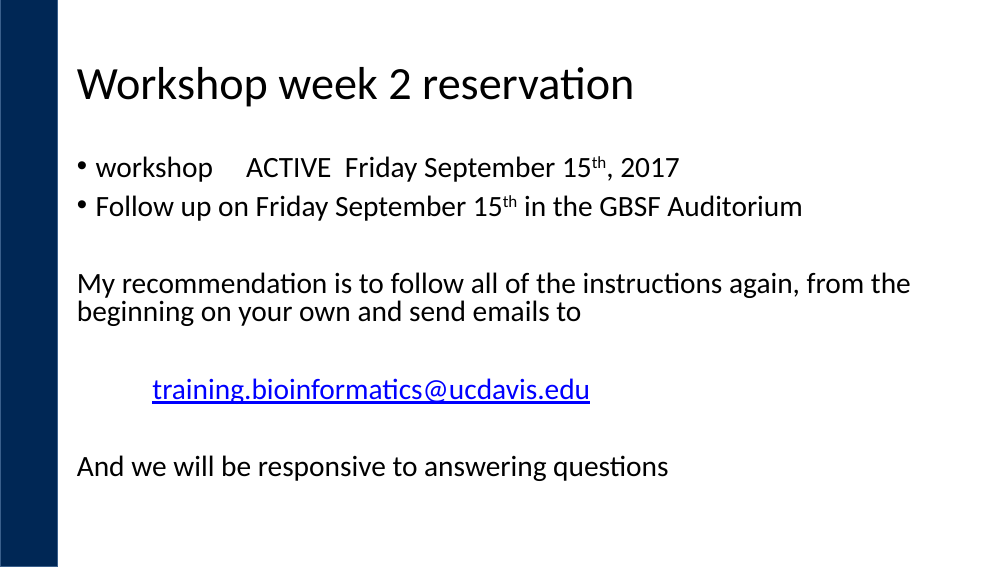
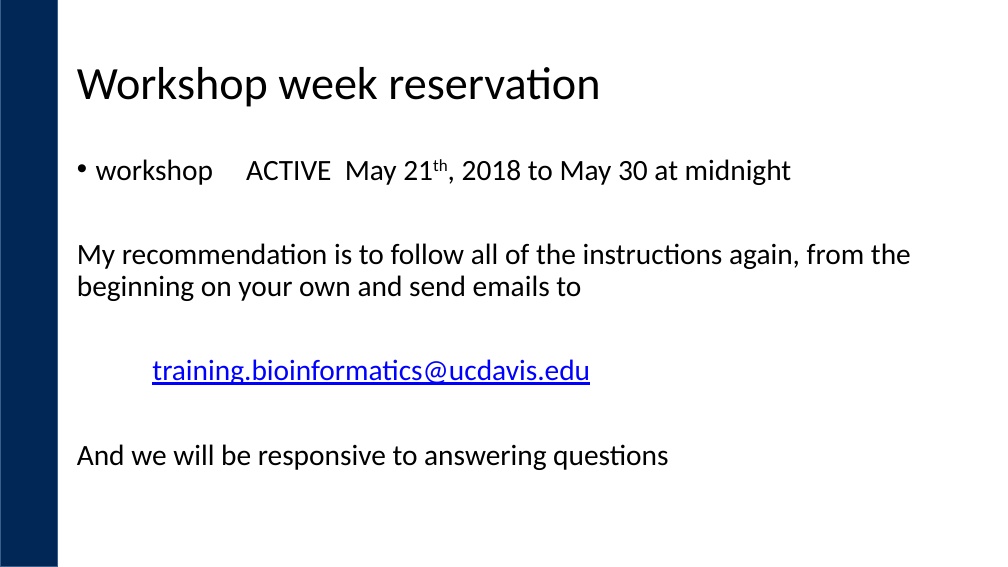
Before and after one commit to ucdavis-bioinformatics-training/2018-May-Microbial-Community-Analysis-Workshop_UCB, a slide deck: slide 5 of wednesday/Closing_Thoughts.pptx. Drawn at 1008x567 pixels with LibreOffice and Linux fonts; fonts in the diff are those of the drawing; background and template pictures are left out. Boxes give left, top, right and bottom in pixels: in the first picture for what was removed or moved away, otherwise in the second. Text is boxed around its words. In the diff, an @@ line names an element or a change of style, - is before the commit and + after.

```diff
--- a/wednesday/Closing_Thoughts.pptx
+++ b/wednesday/Closing_Thoughts.pptx
@@ title at [77,67,600,107]: text changed @@
-Workshop week 2 reservation
+Workshop week reservation
@@ text at [96,159,792,185]: text changed @@
-• workshop ACTIVE Friday September 15th, 2017
-• Follow up on Friday September 15th in the GBSF Auditorium
+• workshop ACTIVE May 21th, 2018 to May 30 at midnight
@@ text at [77,243,911,470]: line spacing 0.8 to 0.9 @@
```
Also in this commit, not shown: 1 slide added, 2 slides removed, 7 other files.
